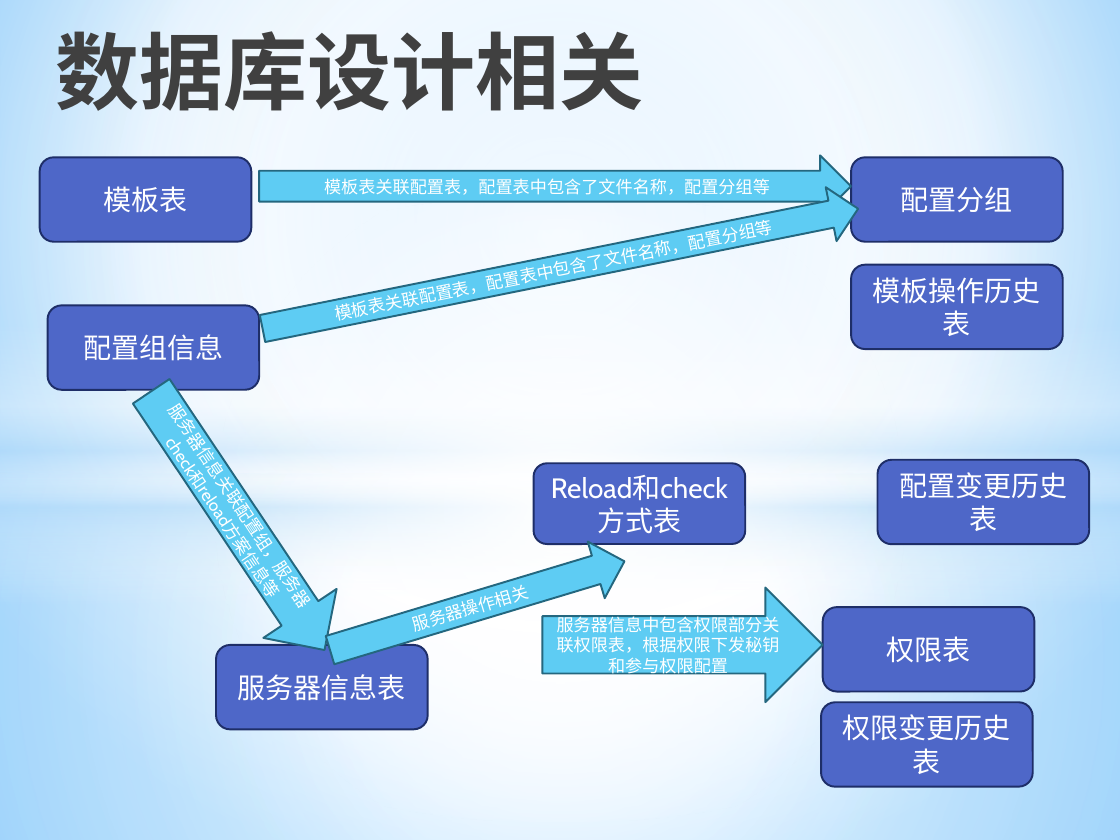
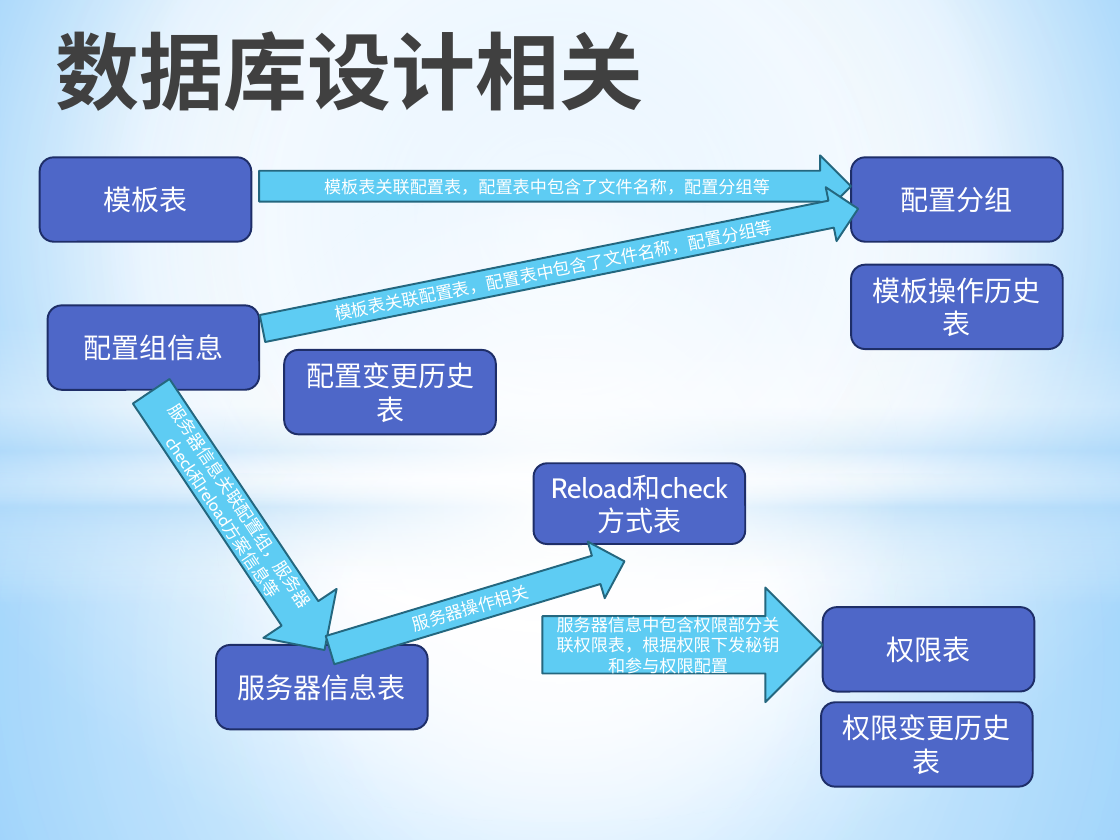
Before and after one commit to allragedbody/clasenbee, a slide deck: slide 13 of docs/Git集群配置方案.pptx (slide 10 before the commit). Drawn at 1120x840 pixels with LibreOffice and Linux fonts; fonts in the diff are those of the drawing. Boxes give left, top, right and bottom in pixels: in the first picture for what was removed or moved away, otherwise in the second. Text is boxed around its words. In the diff, an @@ line names an element or a change of style, - is before the commit and + after.

```diff
--- a/docs/Git集群配置方案.pptx
+++ b/docs/Git集群配置方案.pptx
@@ rounded rectangle "配置变更历史表": place and size @@
-rounded rectangle "配置变更历史表" at bbox=[877, 460, 1089, 544]
+rounded rectangle "配置变更历史表" at bbox=[284, 349, 496, 433]
```
Also in this commit, not shown: 3 other slides changed, 8 slides added, 7 slides removed.
